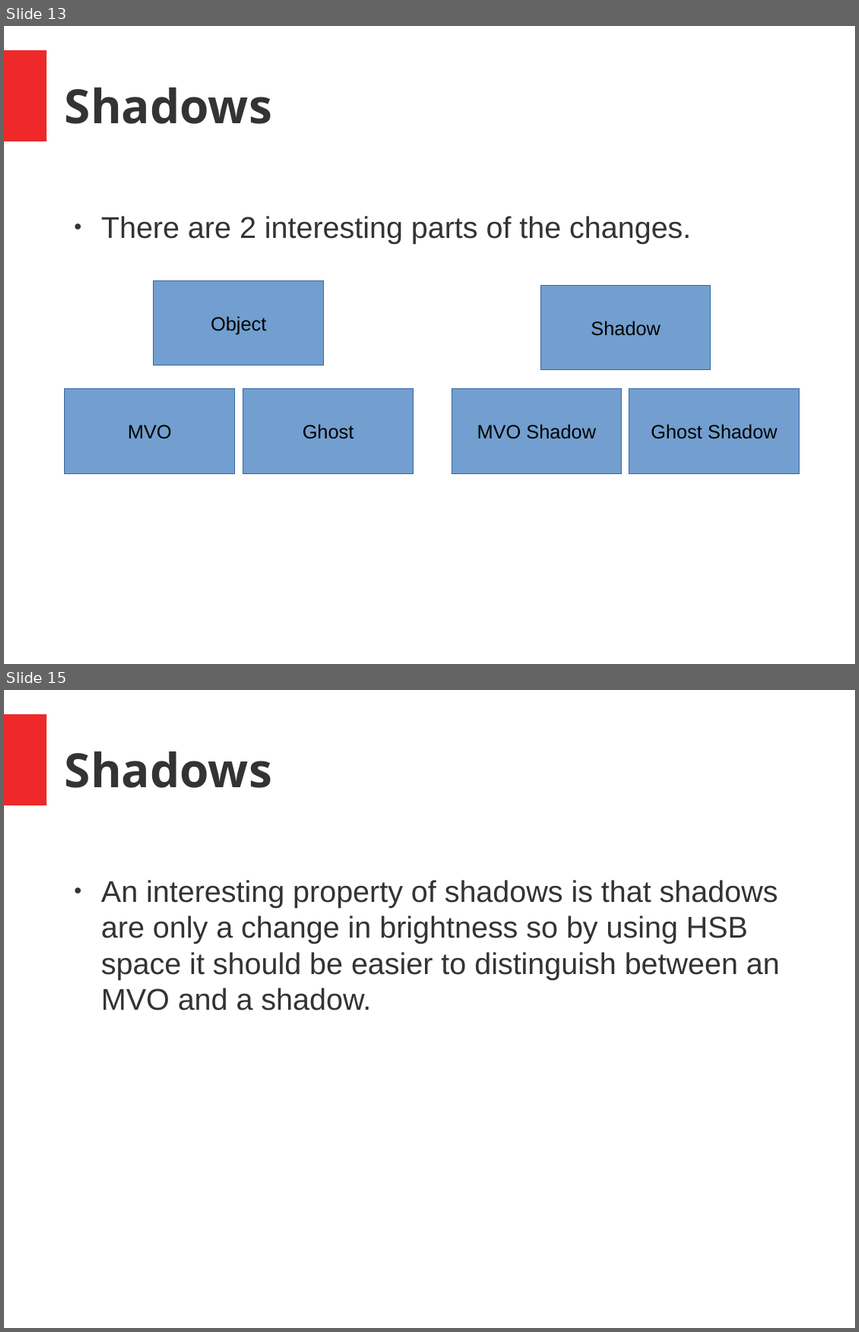
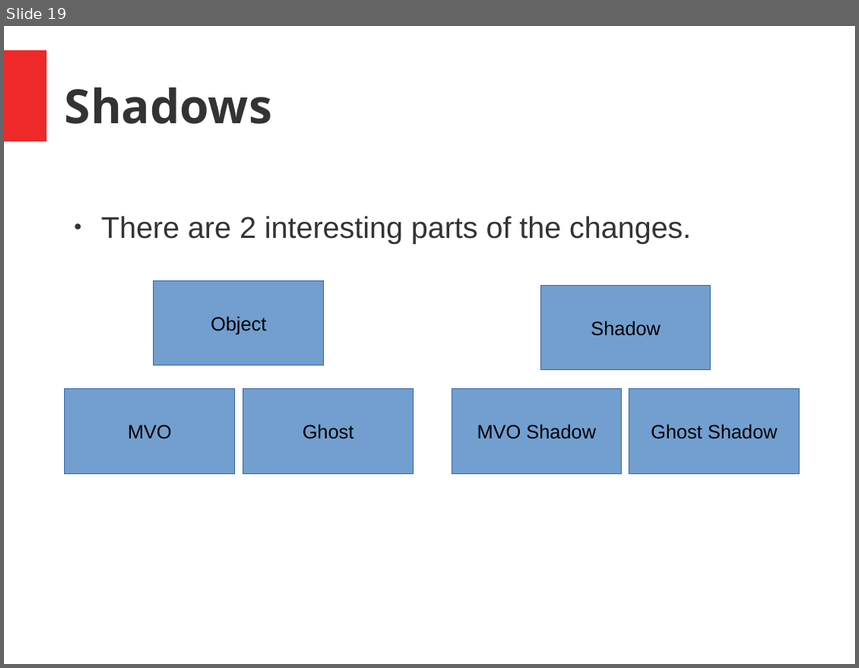
Before and after one commit to joseph-allen/MinsharaMask, a slide deck: SeminarJosephAllen.odp. Shown one above the other, each under a label of ours: slides 13 and 15 before the commit, slide 19 after it; the slides between them are not shown. The pictures are 859x1332 and 859x668 pixels, drawn with LibreOffice and Linux fonts; fonts in the diff are those of the drawing. Boxes give left, top, right and bottom in pixels: in the first picture for what was removed or moved away, otherwise in the second. Text is boxed around its words. In the diff, an @@ line names an element or a change of style, - is before the commit and + after.

```diff
--- a/SeminarJosephAllen.odp
+++ b/SeminarJosephAllen.odp
@@ slide 15 removed at <box>4,690,855,1328</box>, background #FFFFFF; not listed: 1 template element that a slide beside it also shows @@
@@ title removed at <box>65,752,272,788</box> @@
-Shadows
@@ text removed at <box>101,880,780,1011</box> @@
-● An interesting property of shadows is that shadows are only a change in brightness so by using HSB space it should be easier to distinguish between an MVO and a shadow.
@@ what was slide 13 is now slide 19 @@
```
Also in this commit, not shown: 8 slides changed, 14 slides added, 5 other slides removed.
